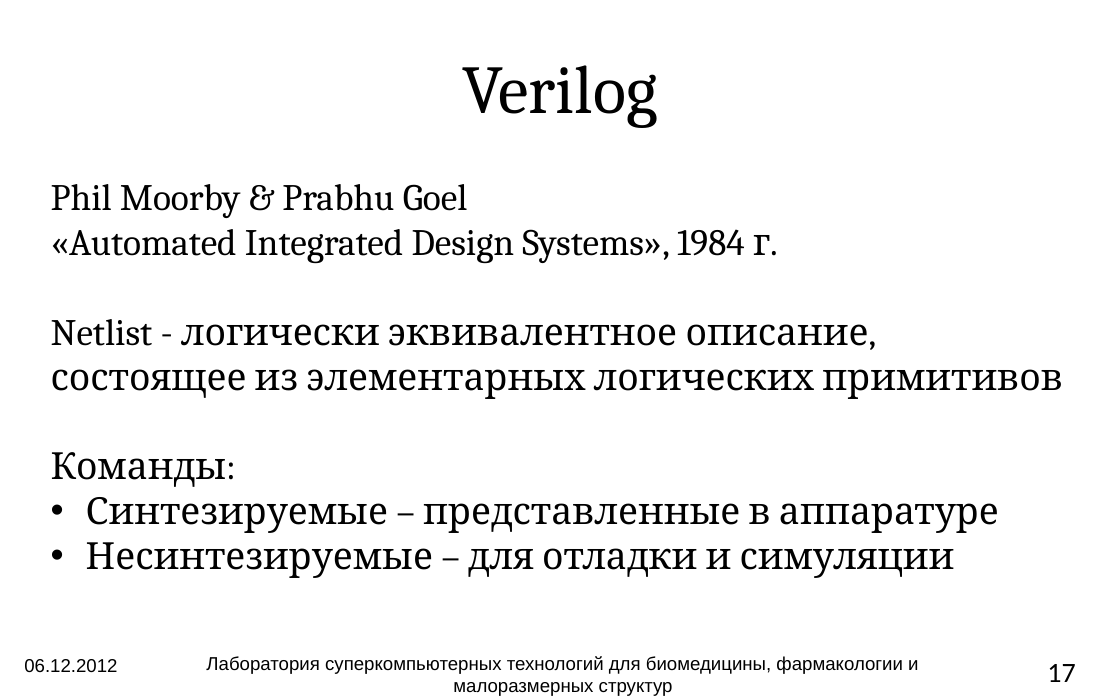
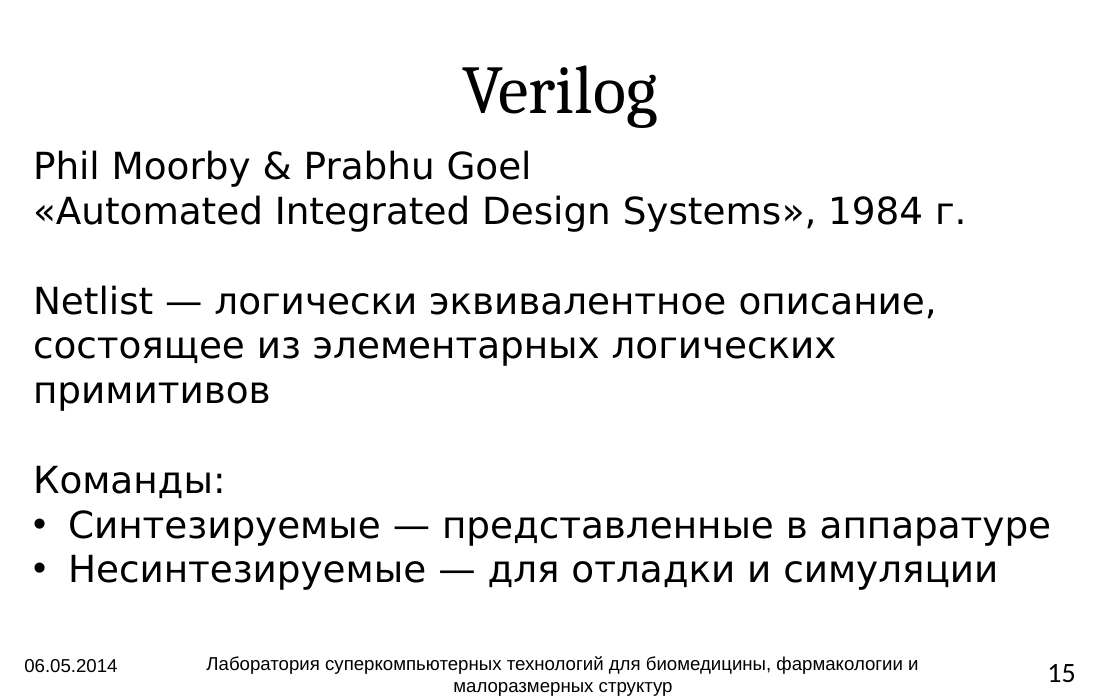
Before and after one commit to atakua/simlectures-archive, a slide deck: slide 15 of lecture12-languages/lecture12-languages.pptx (slide 17 before the commit). Drawn at 1120x697 pixels with LibreOffice and Linux fonts; fonts in the diff are those of the drawing; background and template pictures are left out. Boxes give left, top, right and bottom in pixels: in the first picture for what was removed or moved away, otherwise in the second. Text is boxed around its words. In the diff, an @@ line names an element or a change of style, - is before the commit and + after.

```diff
--- a/lecture12-languages/lecture12-languages.pptx
+++ b/lecture12-languages/lecture12-languages.pptx
@@ rectangle "Phil Moorby & Prabhu Goel": place and size @@
-rectangle "Phil Moorby & Prabhu Goel" at (39, 168, 1080, 587)
+rectangle "Phil Moorby & Prabhu Goel" at (22, 137, 1081, 600)
@@ text in rectangle at (33, 150, 966, 498): font Cambria to DejaVu Sans in "Phil Moorby & Prabhu Goel", "«Automated Integrated Design Systems», 1984 г.", "Команды:" @@
@@ text in rectangle at (33, 285, 937, 411): text changed; font Cambria to DejaVu Sans @@
-Netlist - логически эквивалентное описание, состоящее из элементарных логических примитивов
+Netlist — логически эквивалентное описание, состоящее из элементарных логических примитивов
@@ text in rectangle at (68, 510, 1052, 590): text changed; font Cambria to DejaVu Sans @@
-• Синтезируемые – представленные в аппаратуре
-• Несинтезируемые – для отладки и симуляции
+• Синтезируемые — представленные в аппаратуре
+• Несинтезируемые — для отладки и симуляции
@@ text at (24, 659, 117, 673): text changed @@
-06.12.2012
+06.05.2014
@@ page number at (1047, 664, 1075, 682): text changed @@
-17
+15
```
Also in this commit, not shown: 18 other slides changed, 1 slide removed, 1 other file.
